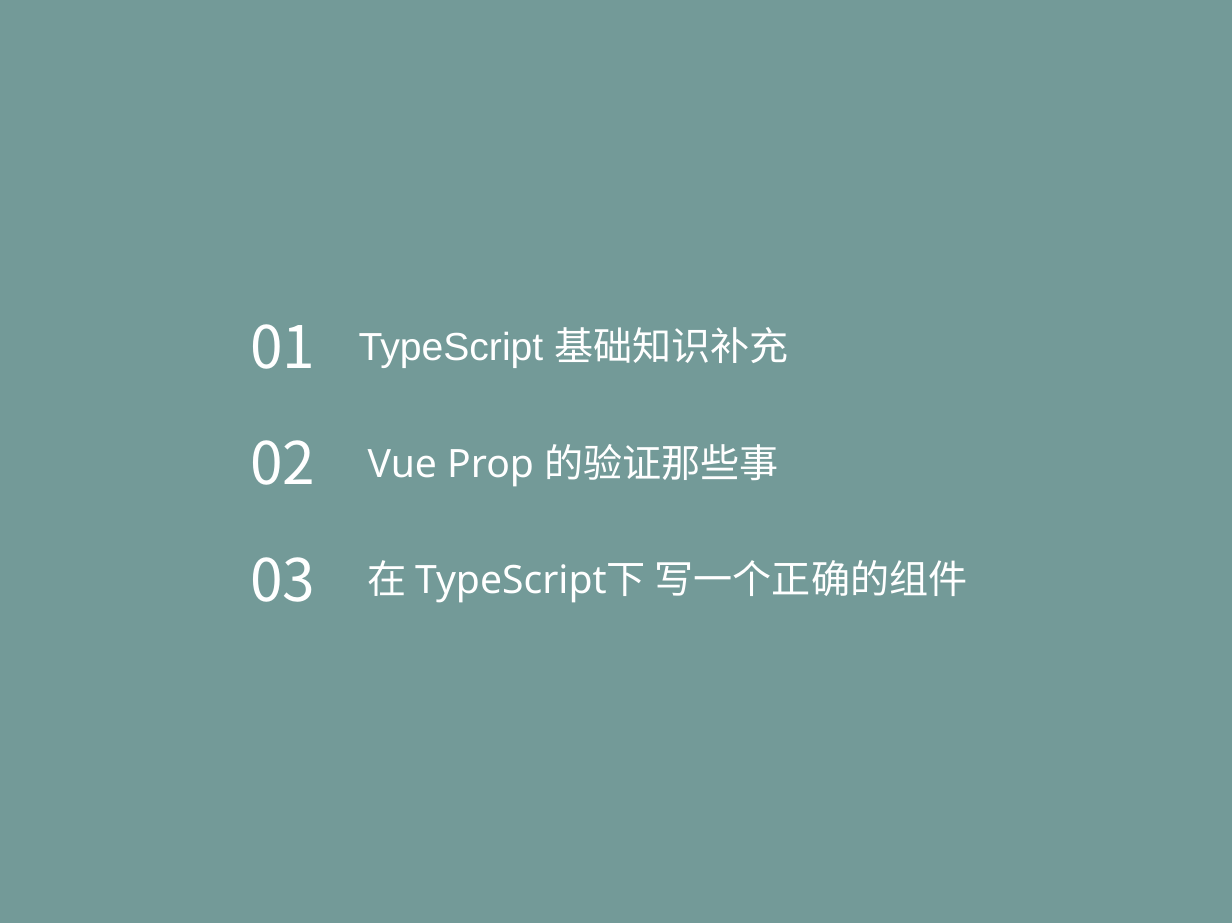
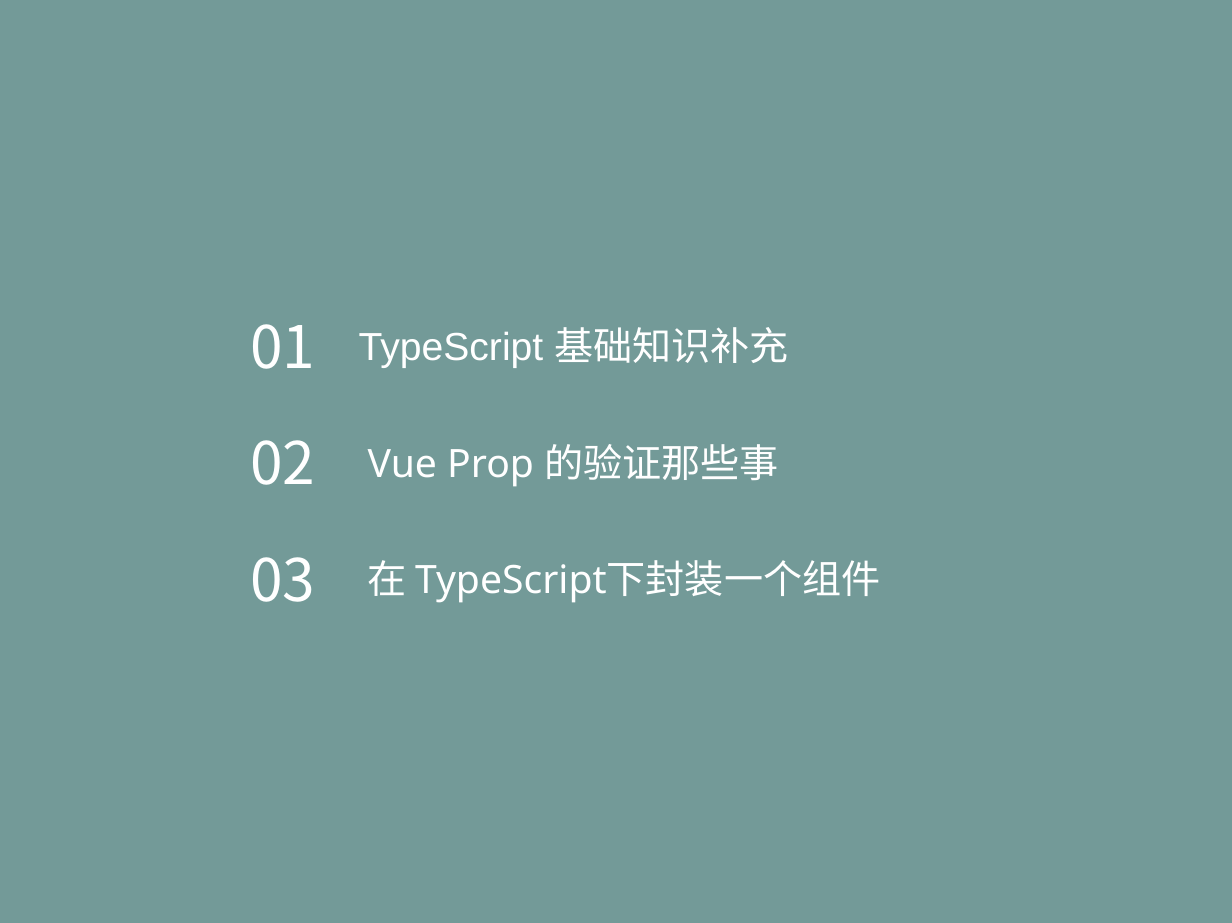
Before and after one commit to life0727/blog, a slide deck: slide 2 of ppt/typescript（三）.pptx. Drawn at 1232x923 pixels with LibreOffice and Linux fonts; fonts in the diff are those of the drawing. Boxes give left, top, right and bottom in pixels: in the first picture for what was removed or moved away, otherwise in the second. Text is boxed around its words. In the diff, an @@ line names an element or a change of style, - is before the commit and + after.

Commit message:
update

```diff
--- a/ppt/typescript（三）.pptx
+++ b/ppt/typescript（三）.pptx
@@ text at bbox=[367, 560, 880, 603]: text changed @@
-在 TypeScript下 写一个正确的组件
+在 TypeScript下封装一个组件
```
Also in this commit, not shown: 2 other slides changed, 6 slides added, 1 slide removed.
